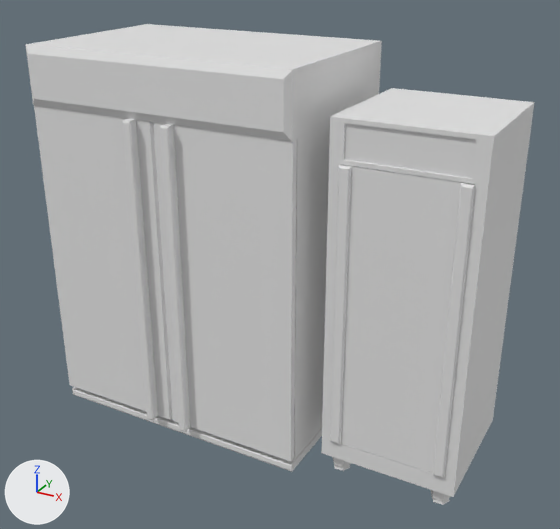
What one commit did to the FBX model 3D Assets/SM_Koelkasten.fbx.
Camera for both pictures: a 50 mm camera at (-2.1, -0.26, 2.49) aimed at (-3.85, 2.91, 0.91). Every picture has the same lights, and +X, +Y and +Z are marked at lower left. Where no turn or scale is listed for an object, it has been applied to the vertices. Vertices at the same position are counted once.

In view in the first picture: 'SM_KoelKastBig', 'SM_KoelkastSmall'.
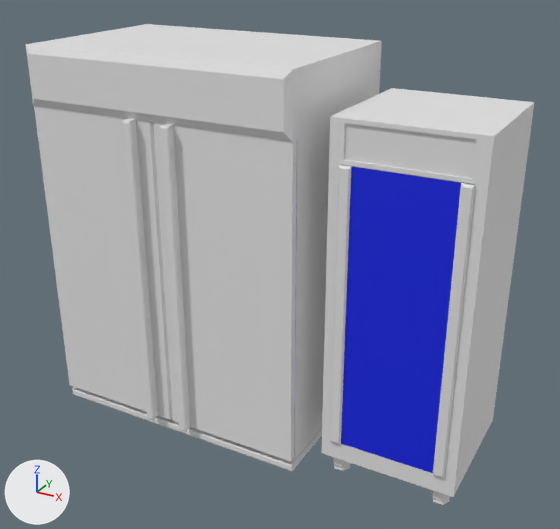
Commit message: Koelkast vervangen

Patch to the scene script:
```diff
--- a/3D Assets/SM_Koelkasten.fbx.py
+++ b/3D Assets/SM_Koelkasten.fbx.py
@@ mat_koelkastglass @@
+mat_koelkastglass = principled_material('KoelkastGlass')
+mat_koelkastglass.base_color = (0.00363, 0.0167, 0.8)  # blue #0c23e7
@@ me_cube @@
 me_cube.from_pydata(...)  # 160 vertices, 124 faces; spans x 0.0..0.67, y -0.7..0.0, z 0.0..1.77
 # used by ob_sm_koelkastsmall; location = (-3.441, 3.289, 0.0)
+# me_cube part 1: the 1 face centred in x 0.33, y -0.69, z 0.88 switches from mat_koelkast (white #e7e7e7) to mat_koelkastglass (blue #0c23e7)
 me_cube.materials.append(mat_koelkast)
+me_cube.materials.append(mat_koelkastglass)  # blue #0c23e7
```

Pixel boxes [x1, y1, x2, y2] of what changed, in the pictures (560 x 529 px):
part 1 of me_cube, recoloured (white to blue): [341, 167, 461, 473] in both
